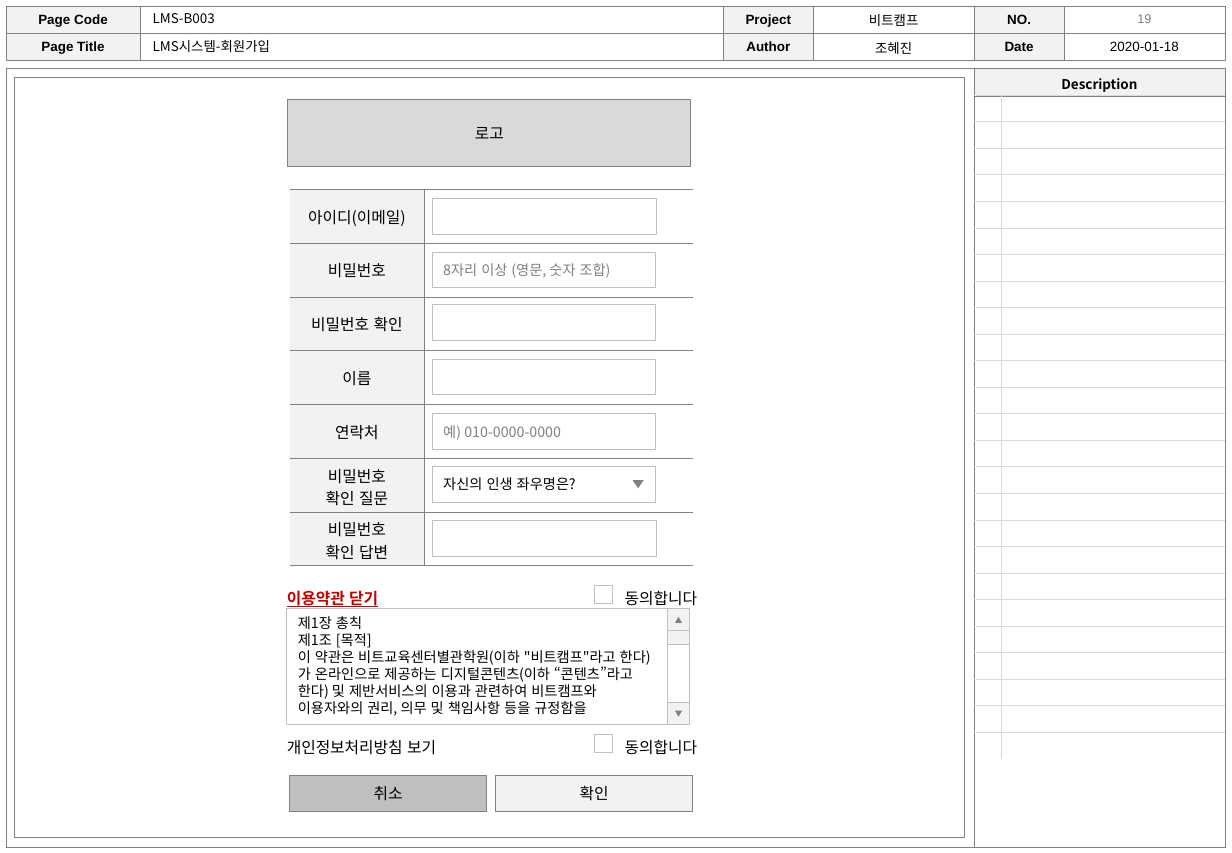
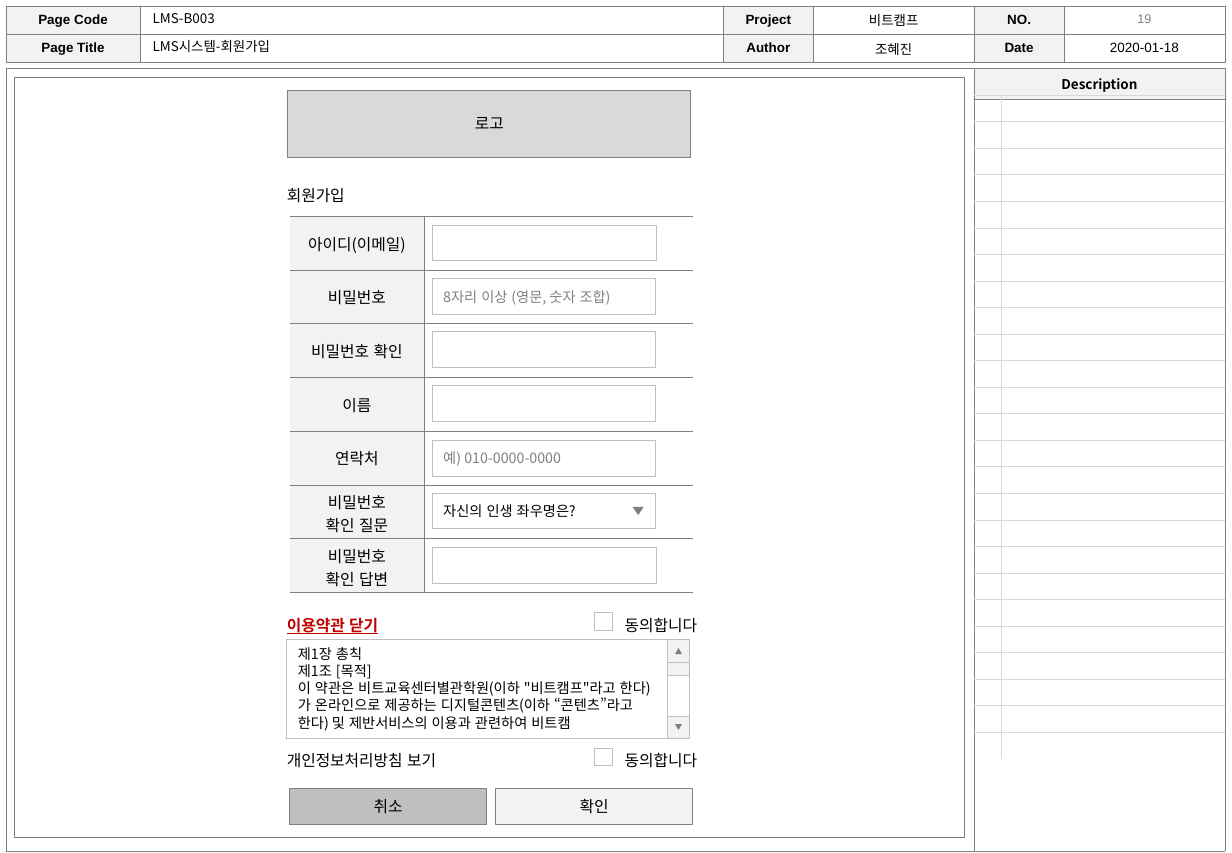
Before and after one commit to h62j8n/bitcamp_lms, a slide deck: slide 19 of storyboard.ver0.5.pptx. Drawn at 1232x853 pixels with LibreOffice and Linux fonts; fonts in the diff are those of the drawing. Boxes give left, top, right and bottom in pixels: in the first picture for what was removed or moved away, otherwise in the second. Text is boxed around its words. In the diff, an @@ line names an element or a change of style, - is before the commit and + after.

```diff
--- a/storyboard.ver0.5.pptx
+++ b/storyboard.ver0.5.pptx
@@ rectangle "로고": place and size @@
-rectangle "로고" at <box>288,100,691,167</box>
+rectangle "로고" at <box>288,90,691,157</box>
@@ text added at <box>287,188,345,203</box>, 10 pt, text #000000 @@
+회원가입
@@ 7 rectangles, 1 table, 1 triangle: place and size @@
-7 rectangles, 1 table, 1 triangle at <box>290,190,693,604</box>
+7 rectangles, 1 table, 1 triangle at <box>290,216,693,630</box>
@@ rectangle "제1장 총칙": place and size @@
-rectangle "제1장 총칙" at <box>287,609,668,725</box>
+rectangle "제1장 총칙" at <box>287,640,668,739</box>
@@ rectangle: place and size @@
-rectangle at <box>667,609,689,725</box>
+rectangle at <box>667,640,690,739</box>
@@ 3 rectangles, 2 texts, 1 triangle: place and size @@
-3 rectangles, 2 texts, 1 triangle at <box>287,466,697,645</box>
+3 rectangles, 2 texts, 1 triangle at <box>287,494,697,676</box>
@@ text in rectangle at <box>298,681,651,731</box>: text changed @@
-이 약관은 비트교육센터별관학원(이하 "비트캠프"라고 한다)가 온라인으로 제공하는 디지털콘텐츠(이하 “콘텐츠”라고 한다) 및 제반서비스의 이용과 관련하여 비트캠프와 이용자와의 권리, 의무 및 책임사항 등을 규정함을
+이 약관은 비트교육센터별관학원(이하 "비트캠프"라고 한다)가 온라인으로 제공하는 디지털콘텐츠(이하 “콘텐츠”라고 한다) 및 제반서비스의 이용과 관련하여 비트캠
@@ 2 texts, 2 rectangles, 1 triangle: place and size @@
-2 texts, 2 rectangles, 1 triangle at <box>287,703,697,755</box>
+2 texts, 2 rectangles, 1 triangle at <box>287,717,697,768</box>
@@ rectangle "취소": place and size @@
-rectangle "취소" at <box>290,776,487,811</box>
+rectangle "취소" at <box>290,788,487,824</box>
@@ rectangle "확인": place and size @@
-rectangle "확인" at <box>496,776,693,811</box>
+rectangle "확인" at <box>496,788,693,824</box>
```
Also in this commit, not shown: 11 other slides changed, 10 slides added, 1 slide removed.
